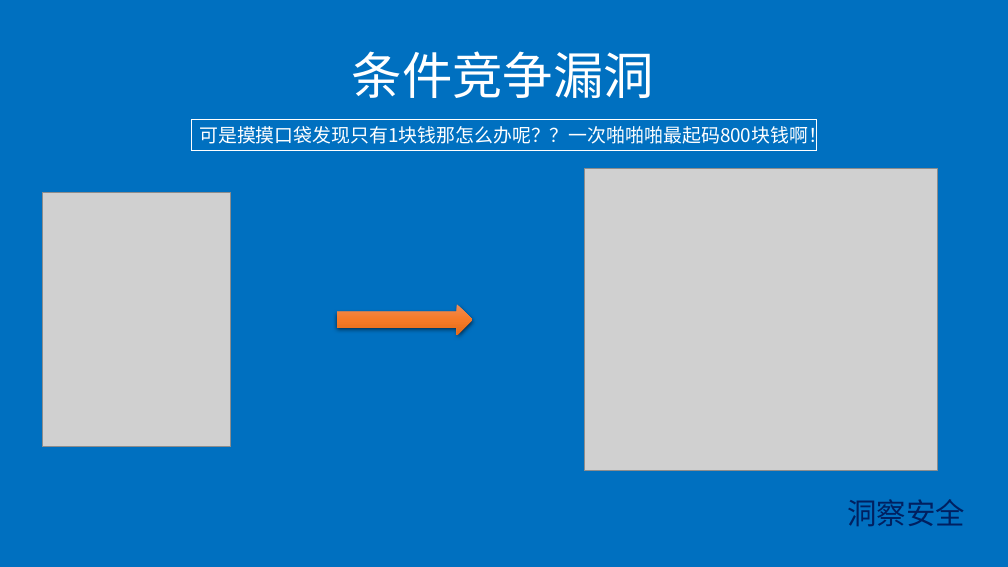
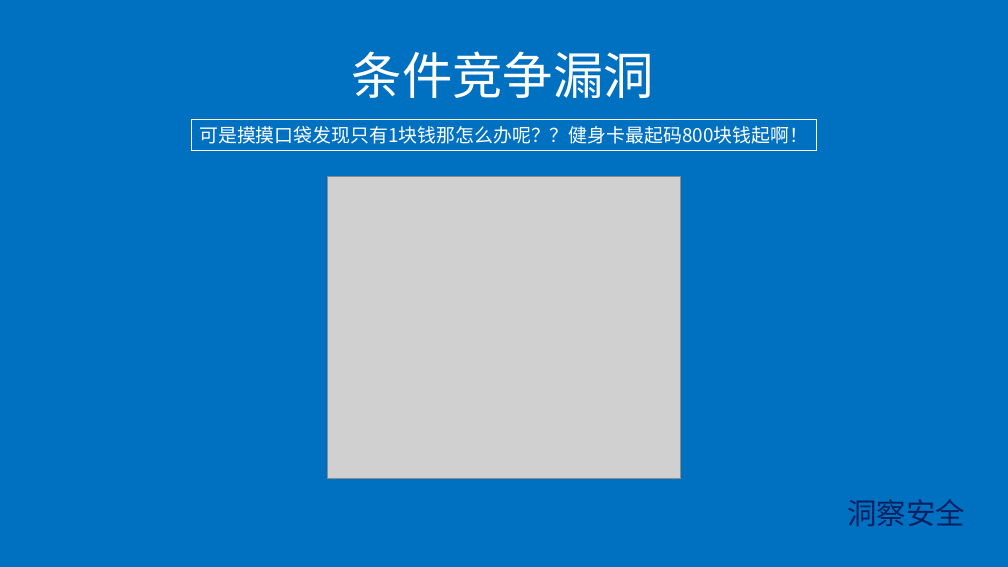
Before and after one commit to gh0stkey/PPT, a slide deck: slide 18 of Web安全/洞察安全基础课培训PPT/WEB安全-杂类知识.pptx. Drawn at 1008x567 pixels with LibreOffice and Linux fonts; fonts in the diff are those of the drawing; grey boxes stand for pictures; background and template pictures are left out. Boxes give left, top, right and bottom in pixels: in the first picture for what was removed or moved away, otherwise in the second. Text is boxed around its words. In the diff, an @@ line names an element or a change of style, - is before the commit and + after.

```diff
--- a/Web安全/洞察安全基础课培训PPT/WEB安全-杂类知识.pptx
+++ b/Web安全/洞察安全基础课培训PPT/WEB安全-杂类知识.pptx
@@ text in rectangle at box(199, 126, 808, 144): text changed @@
-可是摸摸口袋发现只有1块钱那怎么办呢？？一次啪啪啪最起码800块钱啊！
+可是摸摸口袋发现只有1块钱那怎么办呢？？健身卡最起码800块钱起啊！
@@ picture: place and size @@
-picture at box(585, 169, 938, 471)
+picture at box(327, 176, 681, 479)
@@ picture removed at box(42, 193, 231, 447) @@
@@ right arrow removed at box(337, 305, 473, 336) @@
```
Also in this commit, not shown: 2 other slides changed.
